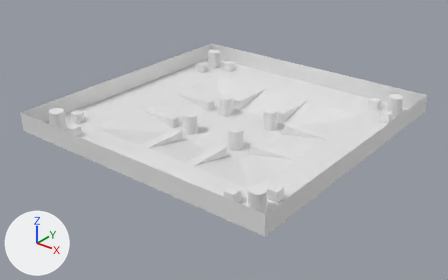
Before and after pictures for a commit that changed the Blender file WalkingSim/Environment.blend.
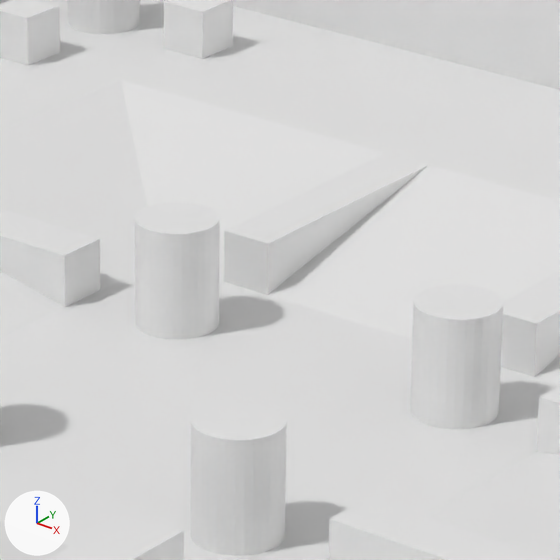
Each version appears first whole from a camera (50 mm lens) standing at (73.4, -94.0, 55.3) and looking at (0.3, -2.6, -1.3), and next in a close-up on the part from 44% to 64% of the width and 22% to 54% of the height. The axes (+X, +Y, +Z) are drawn at lower left. The lights are the same throughout.

The first close-up shows 'Cube-col', 'Plane-col', 'objects-col'.
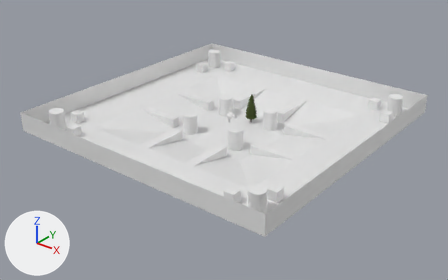
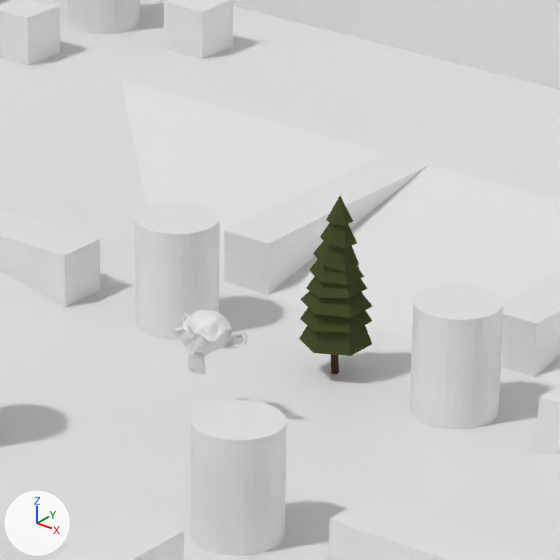
Commit message: trees
doing trees

What differs and where, as boxes (x1, y1, x2, y2) in the close-ups (560 x 560 px):
'Tree Type1 05 Model', added (green)
    after: (299, 196, 373, 374)
'Suzanne-col', added
    after: (175, 310, 248, 374)

The change, as a list of edits to the scene's bpy script:
```text
Add img_colorsheet_tree_normal_png_001:
    img_colorsheet_tree_normal_png_001 = load_image('Colorsheet Tree normal.png.001', '_unpacked/Colorsheet_Tree_normal.png', 16, 16, 'sRGB')
Add mat_trees_normal_001:
    mat_trees_normal_001 = diffuse_material('_trees_normal.001')
    mat_trees_normal_001.texture = img_colorsheet_tree_normal_png_001
Add me_circle_001:
    me_circle_001.from_pydata(...)  # 109 vertices, 109 faces; spans x -1.12..1.08, y -1.27..1.27, z -0.01..6.6
    me_circle_001.materials.append(mat_trees_normal_001)  # picture img_colorsheet_tree_normal_png_001
Add me_suzanne:
    me_suzanne.from_pydata(...)  # 507 vertices, 500 faces; spans x -1.37..1.37, y -0.85..0.85, z -0.98..0.98
Add ob_tree_type1_05_model:
    ob_tree_type1_05_model = bpy.data.objects.new('Tree Type1 05 Model', me_circle_001)
    ob_tree_type1_05_model.parent = ob_tree_type1_05_col
    ob_tree_type1_05_model.matrix_parent_inverse = Matrix(((1.0, 0.0, 0.0, -4.0), (0.0, 1.0, 0.0, -12.0), (0.0, 0.0, 1.0, 0.0), (0.0, 0.0, 0.0, 1.0)))
    ob_tree_type1_05_model.location = (4.0, 12.0, 0.0)
Add ob_tree_type1_05_col:
    ob_tree_type1_05_col = bpy.data.objects.new('Tree Type1 05-col', None)
    ob_tree_type1_05_col.location = (1.0, 6.0, 0.0)
Add ob_suzanne_col:
    ob_suzanne_col = bpy.data.objects.new('Suzanne-col', me_suzanne)
    ob_suzanne_col.location = (0.0, 0.0, 3.0)
```
